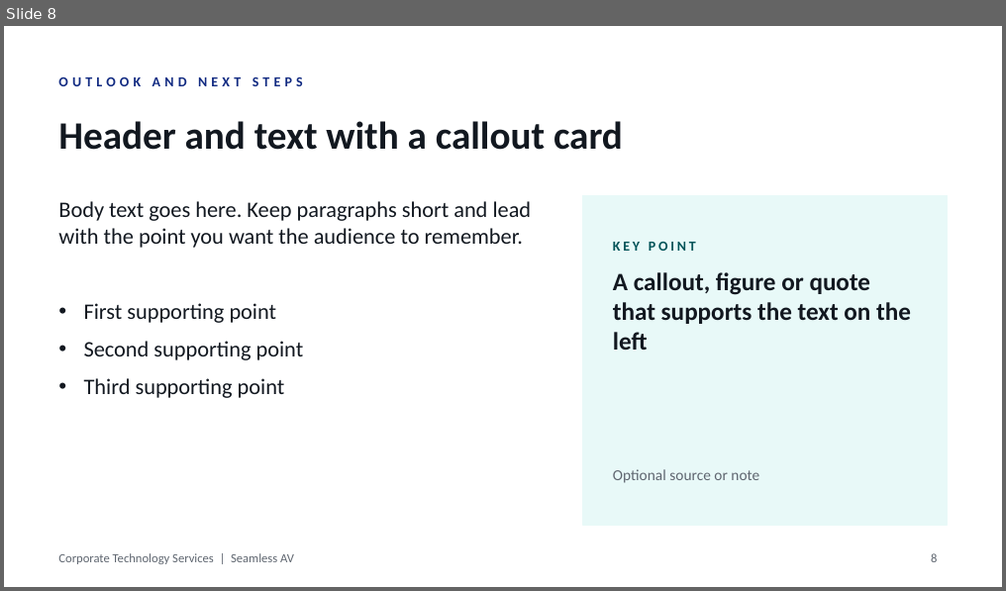
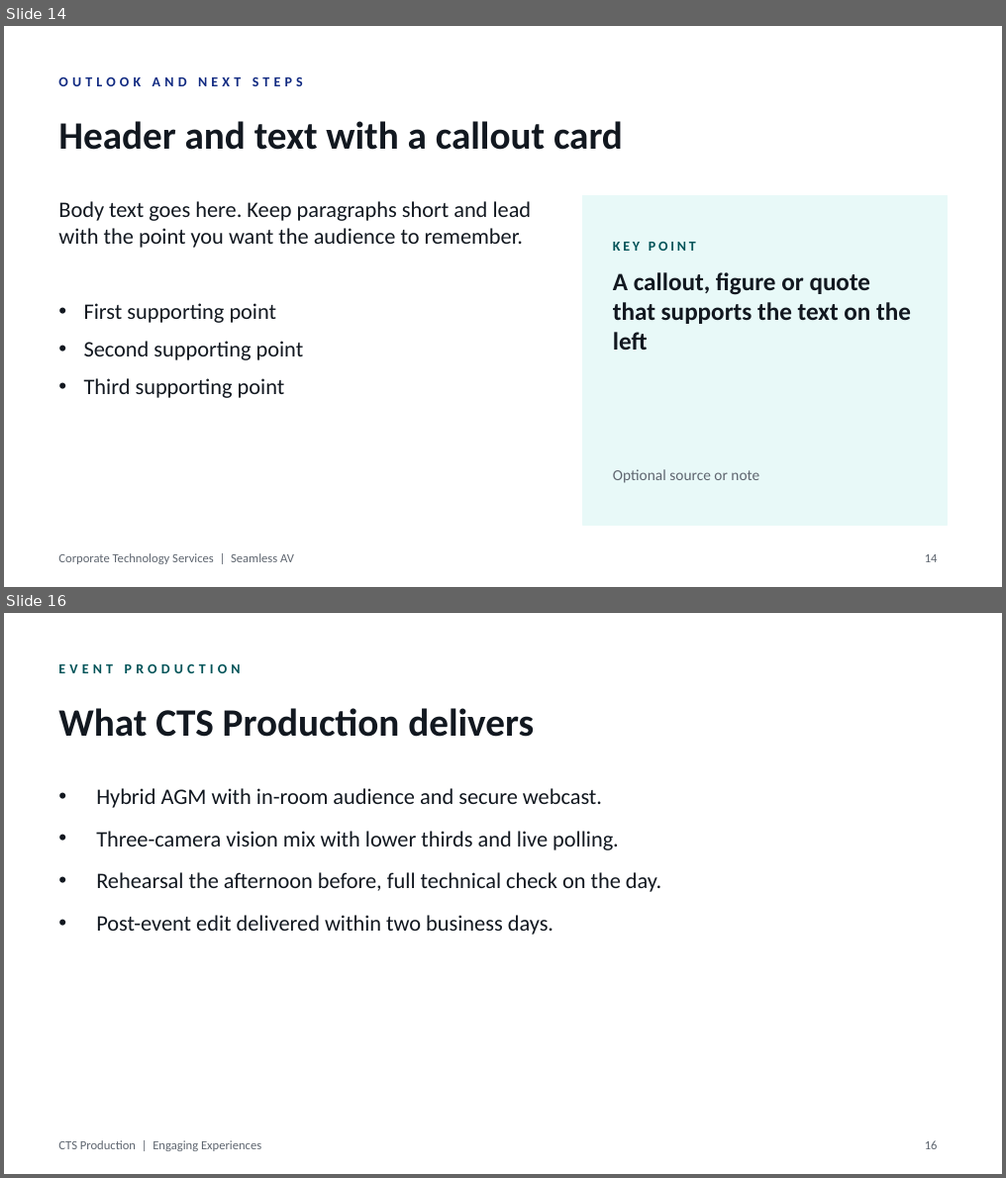
Before and after one commit to WesleyNelson-O33/Claude, a slide deck: presentation/CTS Presentation Template.pptx. Shown one above the other, each under a label of ours: slide 8 before the commit, slides 14 and 16 after it; the slides between them are not shown. The pictures are 1006x591 and 1006x1178 pixels, drawn with LibreOffice and Linux fonts; fonts in the diff are those of the drawing; background and template pictures are left out. Boxes give left, top, right and bottom in pixels: in the first picture for what was removed or moved away, otherwise in the second. Text is boxed around its words. In the diff, an @@ line names an element or a change of style, - is before the commit and + after.

```diff
--- a/presentation/CTS Presentation Template.pptx
+++ b/presentation/CTS Presentation Template.pptx
@@ slide 16 added at [4,613,1002,1174], background #FFFFFF @@
@@ text added at [58,663,241,673], 10 pt, text #005358, bold @@
+EVENT PRODUCTION
@@ title added at [58,708,534,737], 28 pt, text #121820, bold @@
+What CTS Production delivers
@@ text added at [96,788,661,935], 16 pt, text #121820 @@
+• Hybrid AGM with in-room audience and secure webcast.
+• Three-camera vision mix with lower thirds and live polling.
+• Rehearsal the afternoon before, full technical check on the day.
+• Post-event edit delivered within two business days.
@@ text added at [58,1141,261,1152], 9 pt, text #5F6670 @@
+CTS Production | Engaging Experiences
@@ page number added at [925,1141,938,1150], 9 pt, text #5F6670 @@
+16
@@ what was slide 8 is now slide 14 @@
@@ page number at [925,555,938,563]: text changed @@
-8
+14
```
Also in this commit, not shown: 6 other slides changed, 12 other slides added, 1 slide removed, 17 other files.
